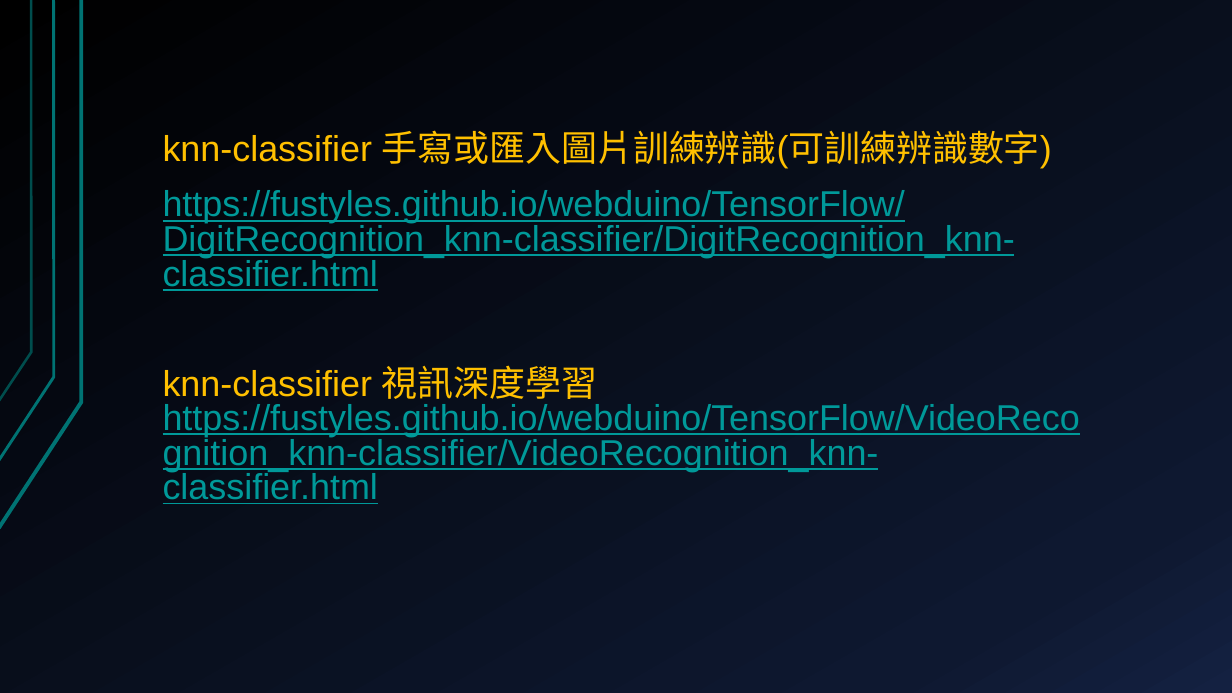
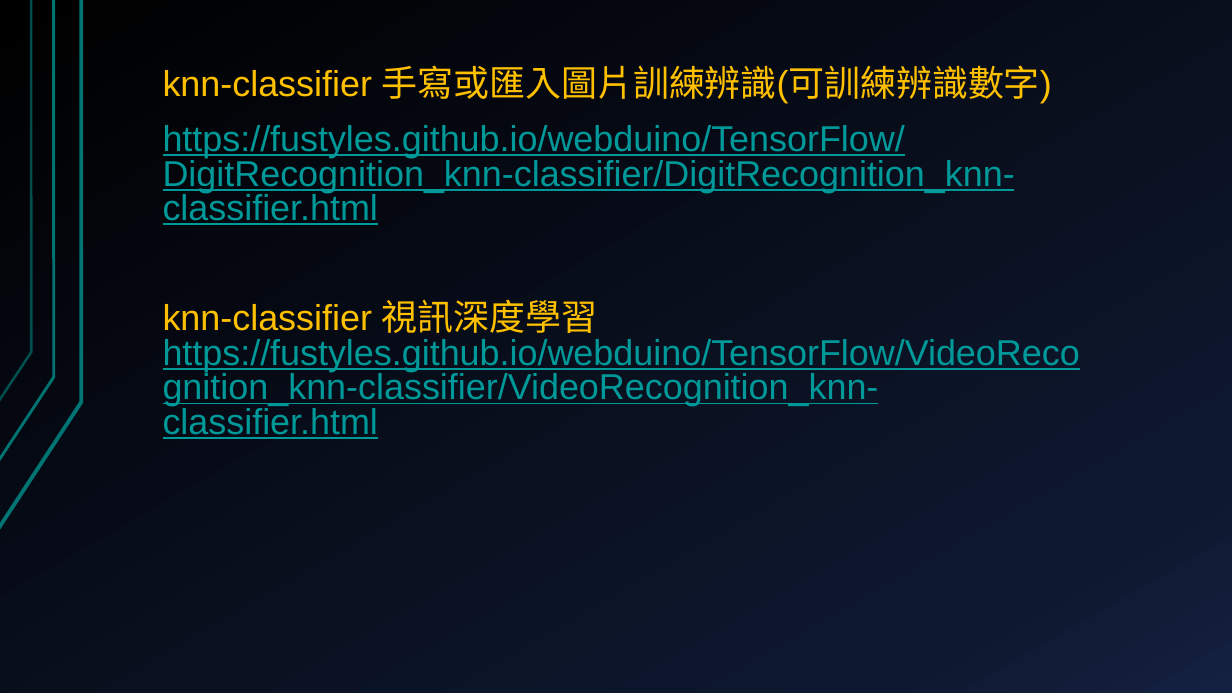
Before and after one commit to deltacod/Workshop, a slide deck: slide 25 of 2019.12.20_esp32-cam/ESP32-CAM-AI影像辨識應用.pptx (slide 20 before the commit). Drawn at 1232x693 pixels with LibreOffice and Linux fonts; fonts in the diff are those of the drawing. Boxes give left, top, right and bottom in pixels: in the first picture for what was removed or moved away, otherwise in the second. Text is boxed around its words. In the diff, an @@ line names an element or a change of style, - is before the commit and + after.

```diff
--- a/2019.12.20_esp32-cam/ESP32-CAM-AI影像辨識應用.pptx
+++ b/2019.12.20_esp32-cam/ESP32-CAM-AI影像辨識應用.pptx
@@ text "knn-classifier 手寫或匯入圖片訓練辨識(可訓練辨識數字)": place and size @@
-text "knn-classifier 手寫或匯入圖片訓練辨識(可訓練辨識數字)" at bbox=[163, 130, 1080, 504]
+text "knn-classifier 手寫或匯入圖片訓練辨識(可訓練辨識數字)" at bbox=[163, 65, 1080, 439]
```
Also in this commit, not shown: 7 other slides changed, 1 slide removed, 1 other file.
